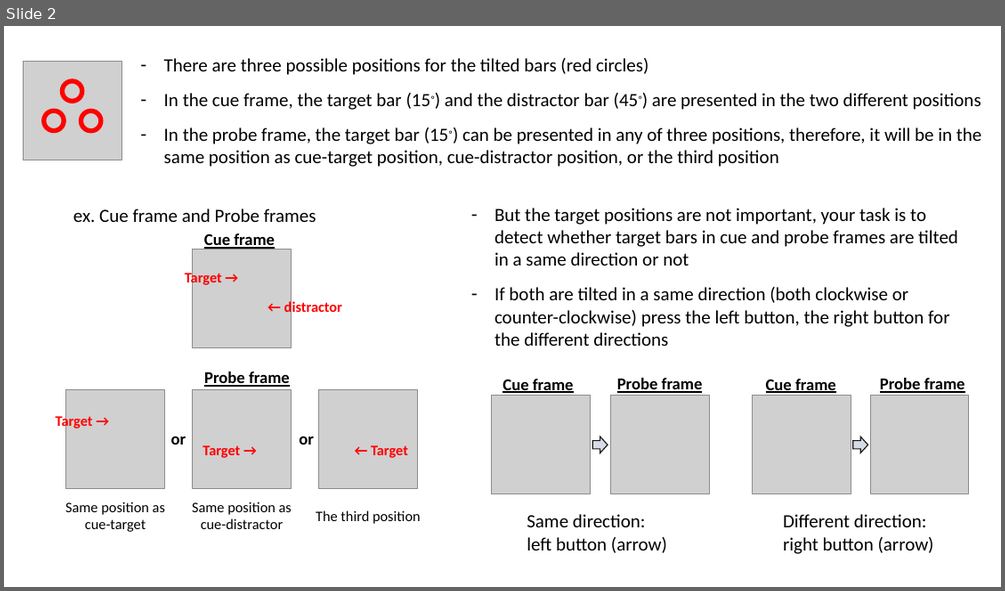
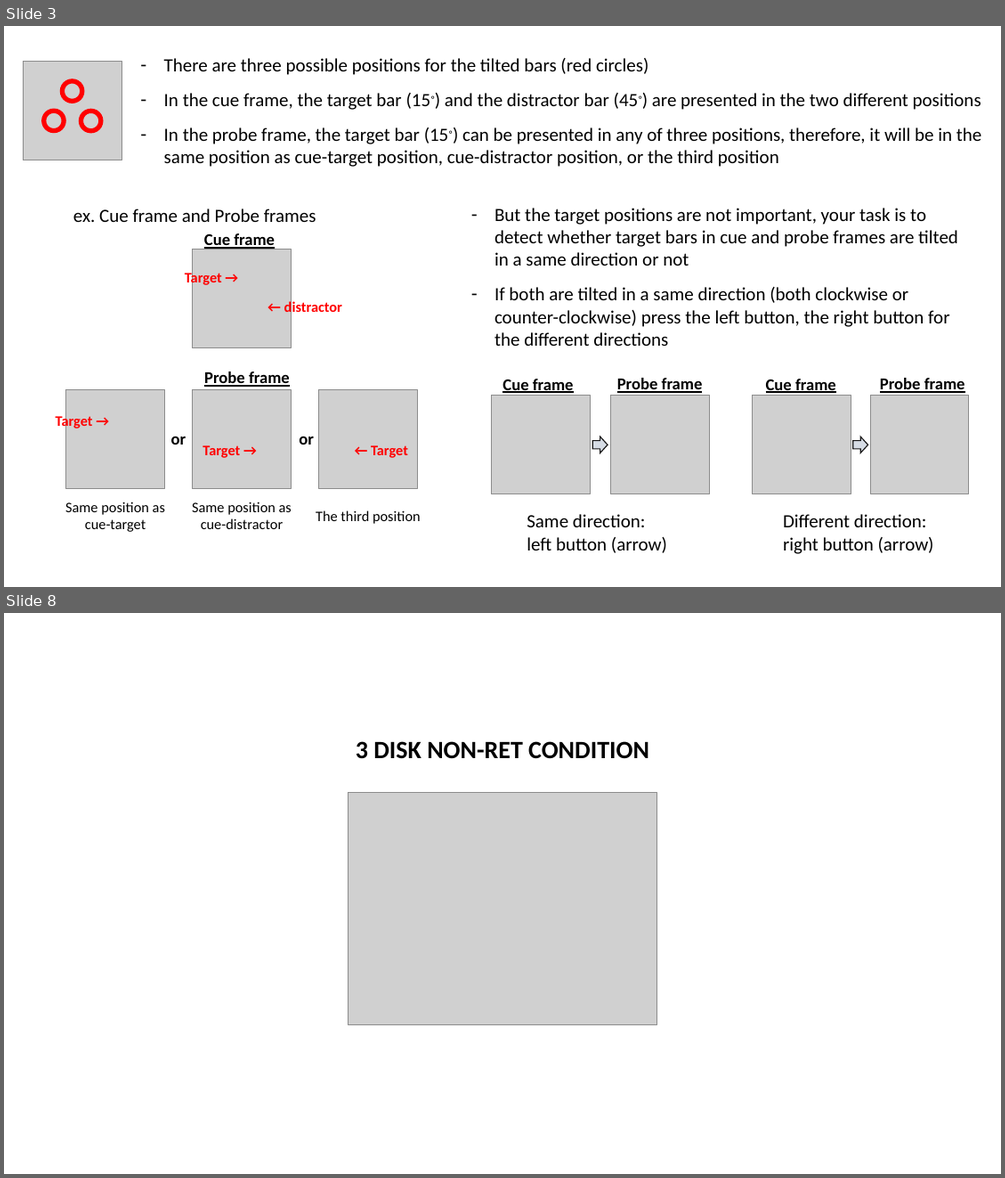
Before and after one commit to Ohyeon5/TPD_priority_map, a slide deck: Instructions/Instruction for observers.pptx. Shown one above the other, each under a label of ours: slide 2 before the commit, slides 3 and 8 after it; the slides between them are not shown. The pictures are 1005x591 and 1005x1178 pixels, drawn with LibreOffice and Linux fonts; fonts in the diff are those of the drawing; grey boxes stand for pictures. Boxes give left, top, right and bottom in pixels: in the first picture for what was removed or moved away, otherwise in the second. Text is boxed around its words. In the diff, an @@ line names an element or a change of style, - is before the commit and + after.

```diff
--- a/Instructions/Instruction for observers.pptx
+++ b/Instructions/Instruction for observers.pptx
@@ slide 8 added at (4,613,1001,1174), background #FFFFFF @@
@@ text added at (356,741,649,759), 24 pt, text #000000, bold @@
+3 DISK NON-RET CONDITION
@@ picture added at (348,793,657,1024) @@
@@ what was slide 2 is now slide 3 @@
```
Also in this commit, not shown: 1 slide changed, 11 other slides added, 8 other files.
